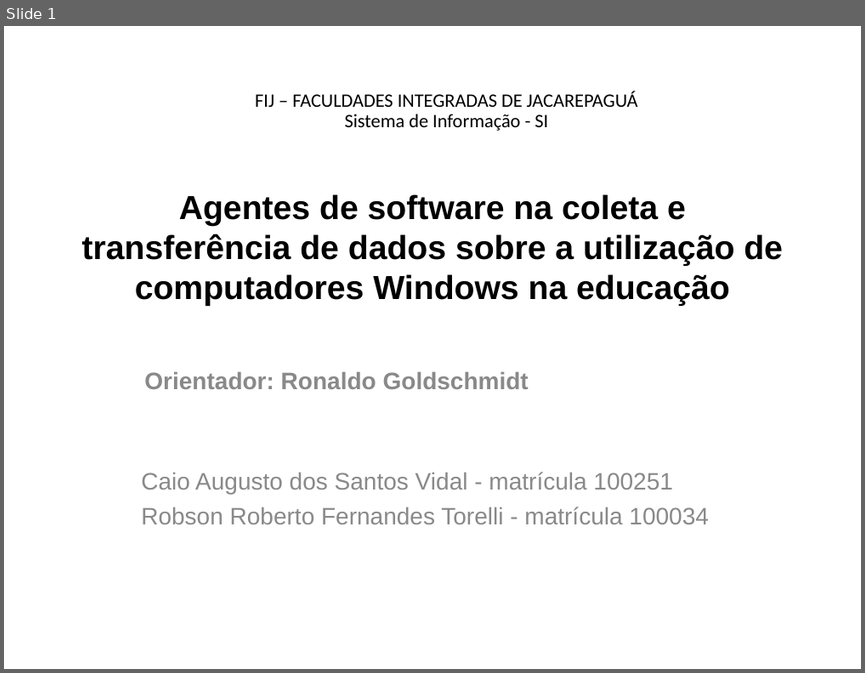
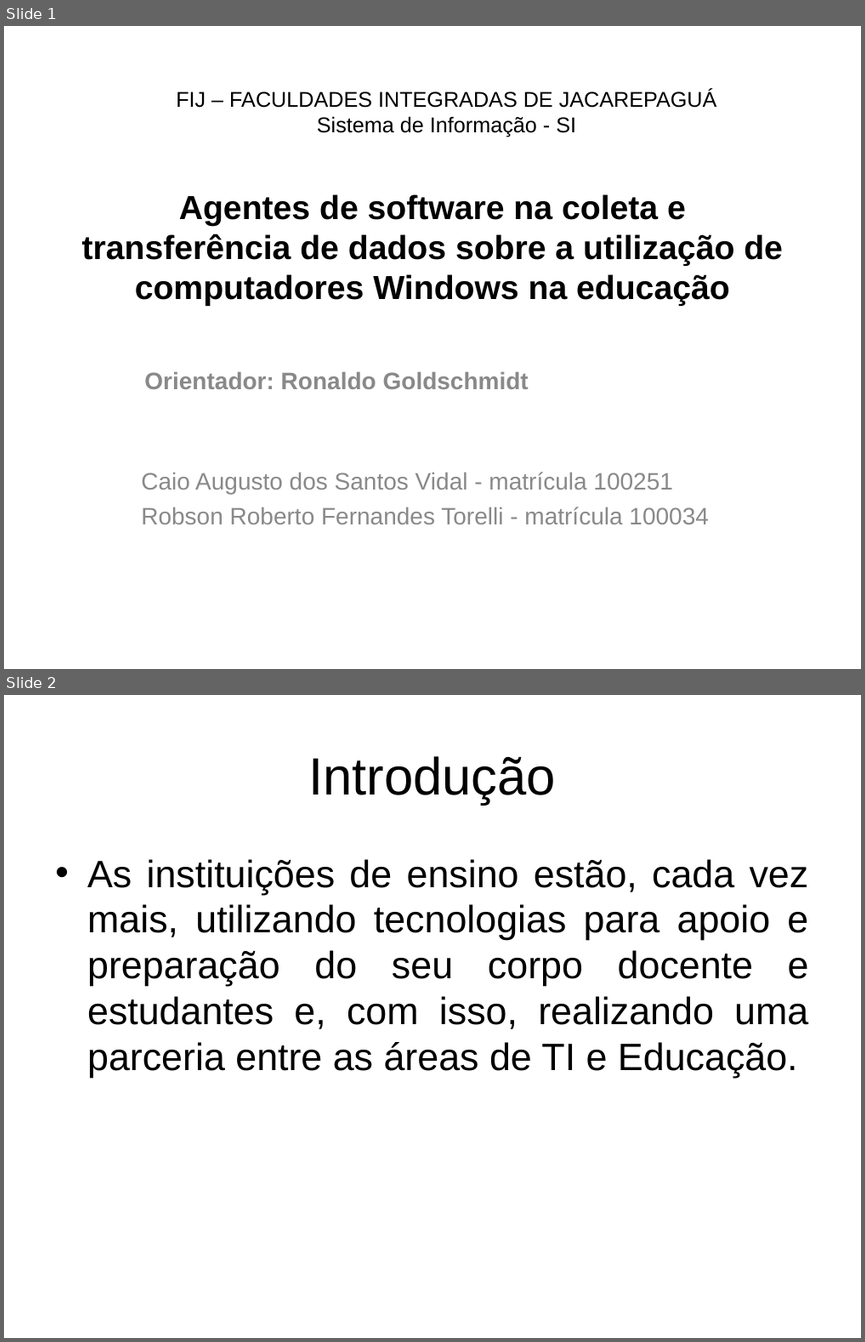
Before and after one commit to Fabricioultrasoft/tcc-fij, a slide deck: Apresentação TCC.ppt. Shown one above the other, each under a label of ours: slide 1 before the commit, slides 1 and 2 after it. The pictures are 865x673 and 865x1342 pixels, drawn with LibreOffice and Linux fonts; fonts in the diff are those of the drawing. Boxes give left, top, right and bottom in pixels: in the first picture for what was removed or moved away, otherwise in the second. Text is boxed around its words. In the diff, an @@ line names an element or a change of style, - is before the commit and + after.

```diff
--- a/Apresentação TCC.ppt
+++ b/Apresentação TCC.ppt
@@ slide 2 added at [4,695,861,1338], background #FFFFFF @@
@@ title added at [308,756,556,805], 44 pt, text #000000 @@
+Introdução
@@ text added at [87,859,809,1077], 32 pt, text #000000 @@
+• As instituições de ensino estão, cada vez mais, utilizando tecnologias para apoio e preparação do seu corpo docente e estudantes e, com isso, realizando uma parceria entre as áreas de TI e Educação.
@@ slide 1 changed as well @@
@@ text "FIJ – FACULDADES INTEGRADAS DE ..." at [176,89,717,137]: size 16 to 18 pt, font Calibri to Arial; line spacing 0.9 to 1 @@
```
Also in this commit, not shown: 4 other slides added.
